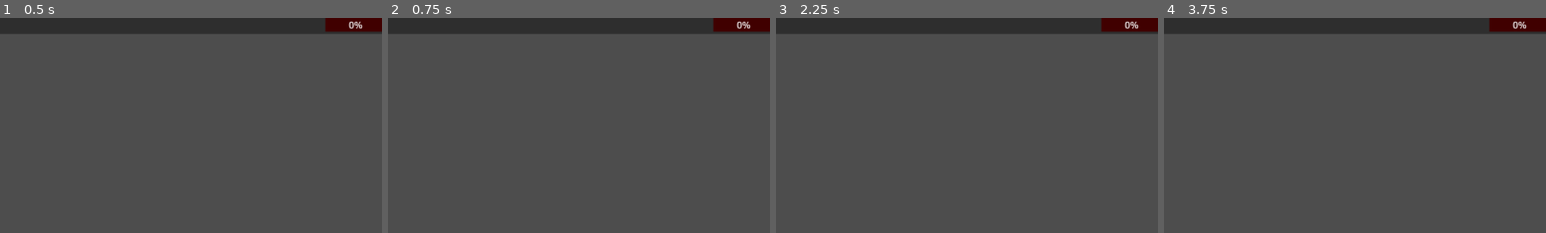
Above: before the commit, frames 1-4 (left to right).
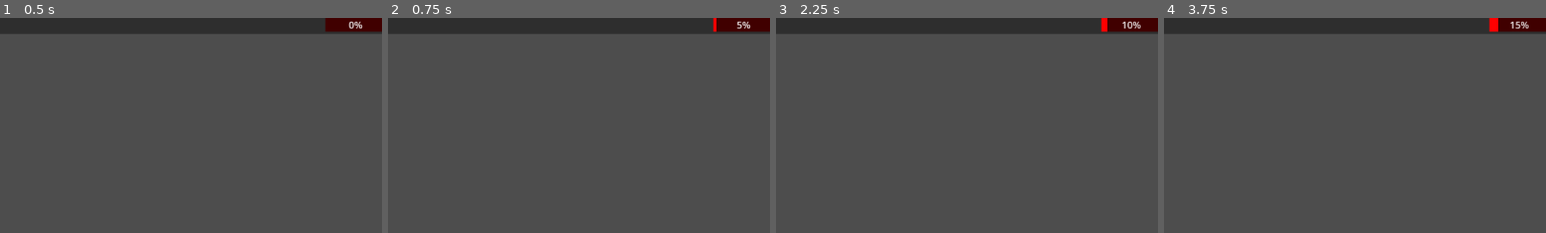
Above: after the commit, the same moments.

Repository: lmchoi/alt-f-this
Game: Godot game, scene res://scenes/game_ui.tscn
The game is run twice, just before and just after one commit, with the same random seed, the same clock (stepped at 60 frames per second) and the same inputs.
Inputs:
- Up to frame 1 (0.5 s): no input
- Up to frame 2 (0.75 s): click "Work" at 0.5 s
- Up to frame 3 (2.25 s): click "Slack" at 1.25 s; click "Work" at 2 s
- Up to frame 4 (3.75 s): click "Slack" at 2.75 s; click "Work" at 3.5 s
The pictures show only the part of the screen within x 50-100%, y 0-50%; the shares and areas given below are measured in that part.

Frame 1 is identical in both runs. In frame 2, less than 0.1% of the frame differs, in the area x 85-93%, y 0-7%; in frame 3, 0.2%; in frame 4, 0.3%, in the area x 85-96%, y 0-7%.

Commit message:
Increase chaos when player works

Diff:
--- a/autoloads/player_state.gd
+++ b/autoloads/player_state.gd
@@ -1,9 +1,15 @@
 extends Node
 
 var money: int = 0
+var chaos: int = 0
 
 signal money_changed(amount)
+signal chaos_changed(amount)
 
 func earn_money(amount: int) -> void:
 	money += amount
 	money_changed.emit(money)
+
+func increase_chaos(amount: int) -> void:
+	chaos += amount
+	chaos_changed.emit(chaos)
--- a/scenes/game_ui.gd
+++ b/scenes/game_ui.gd
@@ -2,10 +2,17 @@
 
 @onready var work_button := $ActionButtons/WorkButton as ActionButton
 @onready var money_label := $StatusBar/MoneyLabel as MoneyLabel
+@onready var chaos_bar := $StatusBar/ChaosBar
 
 func _ready():
 	work_button.pressed.connect(_on_work_button_pressed)
 	PlayerState.money_changed.connect(money_label.update_amount)
+	PlayerState.chaos_changed.connect(_update_chaos_level)
 
 func _on_work_button_pressed():
+#	// TODO depends on the job
 	PlayerState.earn_money(10)
+	PlayerState.increase_chaos(5)
+
+func _update_chaos_level(new_amount: int):
+	chaos_bar.value = new_amount
